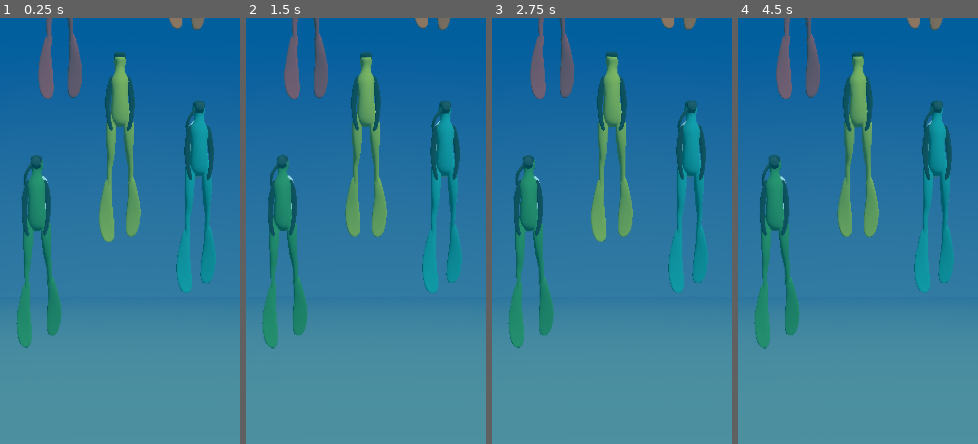
Above: before the commit, frames 1-4 (left to right).
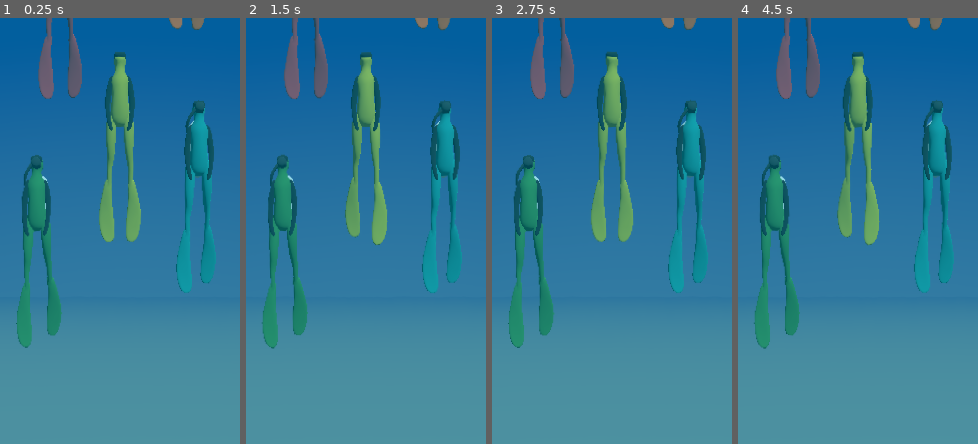
Above: after the commit, the same moments.

Repository: eikap/ggj-2026
Game: Godot game, scene res://FelixTest/ShaderTest.tscn
The game is run twice, just before and just after one commit, with the same random seed, the same clock (stepped at 60 frames per second) and the same inputs. This scene is started directly instead of the project's main scene.
Inputs (mouse positions are in pixels of both pictures, inside the frame that each line leads up to):
- Up to frame 1 (0.25 s): no input
- Up to frame 2 (1.5 s): move the mouse to (418, 209) at 0.52 s; tap Space (interact) at 0.6, 1.35 s; click (418, 209) at 0.67 s; move the mouse to (318, 252) at 1.27 s; click (318, 252) at 1.42 s
- Up to frame 3 (2.75 s): move the mouse to (636, 137) at 2.02 s; tap Space (interact) at 2.1 s; click (636, 137) at 2.17 s
- Up to frame 4 (4.5 s): move the mouse to (846, 316) at 2.77 s; tap Space (interact) at 2.85, 3.6, 4.35 s; click (846, 316) at 2.92 s; move the mouse to (930, 294) at 3.52 s; click (930, 294) at 3.67 s; move the mouse to (786, 167) at 4.27 s; click (786, 167) at 4.42 s

The runs differ from the first frame. In frame 1, 0.1% of the frame differs, in the area x 46-59%, y 21-53%; in frame 2, 0.3%, in the area x 41-60%, y 21-54%; in frame 3, 0.1%; in frame 4, 0.3%.

Commit message:
Fix anim

Diff:
--- a/Assets/Player/diver_player.tscn
+++ b/Assets/Player/diver_player.tscn
@@ -75,7 +75,7 @@
 [node name="leganim" type="AnimationPlayer" parent="r_leg" index="0" unique_id=1134525821]
 root_node = NodePath("../..")
 libraries/ = SubResource("AnimationLibrary_8peud")
-autoplay = &"leg move"
+autoplay = &"RESET"
 
 [node name="l_leg" parent="." index="3" unique_id=530297413]
 transform = Transform3D(1, 0, 0, 0, 0.9563047, -0.29237166, 0, 0.29237166, 0.9563047, 0.16762425, 1.0793327, 0.04141904)
